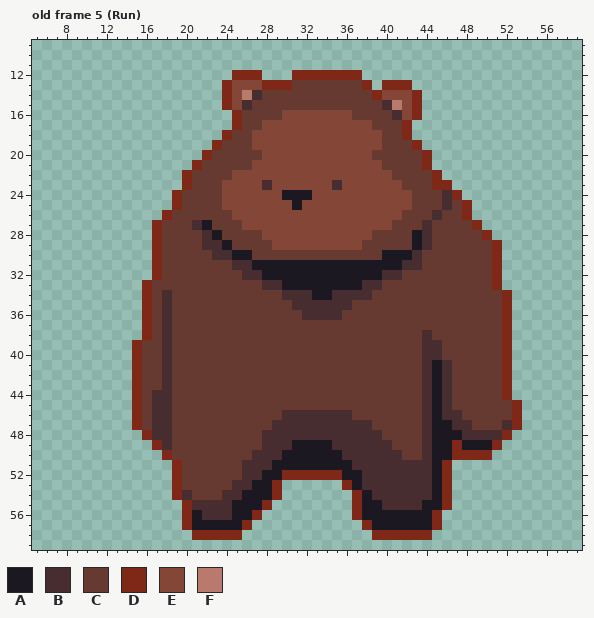
Two versions of one pixel-art file, Sprites/bearitrice.aseprite. Above, as it was before the edit.
64x64 pixels, 18 frames. Colours within 5 levels of each other are drawn and written as one. Shown: old frame 5 (Run): x 5..59, y 9..59. The commit also changed other frames, which this record leaves out.
Palette (. is transparent): A #1b1821  B #472c30  C #663931  D #7f2818  E #844737  F #b9796d
Pixels before, old frame 5 (Run) (only the part around the change), first column x 5:
 9 ..........................
10 ..........................
11 ..........................
12 ....................DDD...
13 ...................DEEEDDD
14 ...................DEFBCCC
15 ...................DEBCCCC
16 ....................DCCCCE
17 ....................DCCEEE
18 ...................DCCEEEE
19 ..................DCCCEEEE
20 .................DCCCCCEEE
21 ................DCCCCCEEEE
22 ...............DCCCCEEEEEE
23 ...............DCCCEEEEBEE
24 ..............DCCCCEEEEEEA
25 ..............DCCCCEEEEEEE
26 .............DCCCCCCEEEEEE
27 ............DCCCBACCCEEEEE
28 ............DCCCCBACCCCEEE
29 ............DCCCCBBACCCCEE
30 ............DCCCCCBBAACCCC
31 ............DCCCCCCCBBAAAA
32 ............DCCCCCCCCBBAAA
33 ...........DCCCCCCCCCCCBBA
34 ...........DCBCCCCCCCCCCCB
35 ...........DCBCCCCCCCCCCCC
36 ...........DCBCCCCCCCCCCCC
37 ...........DCBCCCCCCCCCCCC
38 ...........DCBCCCCCCCCCCCC
39 ..........DCCBCCCCCCCCCCCC
40 ..........DCCBCCCCCCCCCCCC
41 ..........DCCBCCCCCCCCCCCC
42 ..........DCCBCCCCCCCCCCCC
43 ..........DCCBCCCCCCCCCCCC
44 ..........DCBBCCCCCCCCCCCC
45 ..........DCBBCCCCCCCCCCCC
46 ..........DCBBCCCCCCCCCCCB
47 ..........DCBBCCCCCCCCCCBB
48 ...........DBBCCCCCCCCCBBB
49 ............DBCCCCCCCCCBBB
50 .............DCCCCCCCCBBBA
51 ..............DCCCCCCBBBAA
52 ..............DCCCCCCBBAAD
53 ..............DCCCCCBBAAD.
54 ..............DBCCCBBAAAD.
55 ...............DBBBBAAAD..
56 ...............DABBBAAD...
57 ...............DAAAAAD....
58 ................DDDDD.....
59 ..........................
After the commit:
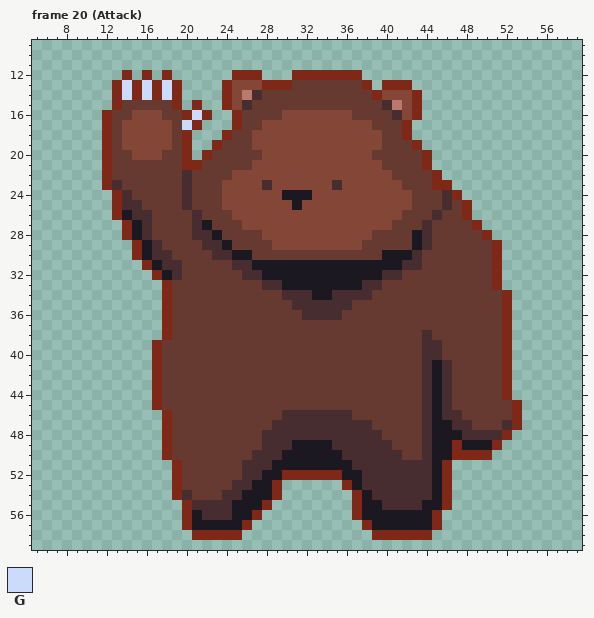
Colours new in this view: G #cbdbfc
A new or re-ordered frame is compared with the old frame closest to it.
Difference:
frames 18 -> 27
Frame 20 (Attack) is new; against old frame 5 (Run):
Colour A now appears in row 26 at x 14; in rows 27 to 28 at x 15; in rows 29 to 30 at x 16.
The author changed colour C to colour A in row 32 at x 18.
The author changed colour D to colour A in row 31 at x 17.
Colour B now appears in row 23 at x 13; in row 24 at x 14; in row 25 at x 14 to 15; in row 26 at x 15 to 16; in rows 27 to 28 at x 16.
The author changed colour C to colour B in rows 24 to 25 at x 20; in row 26 at x 21; in row 28 at x 21; in row 30 at x 18; in row 31 at x 18 to 19; in row 32 at x 19.
The author changed colour D to colour B in rows 22 to 23 at x 20; in rows 29 to 30 at x 17.
Colour C now appears in row 15 at x 14 to 18; in row 16 at x 13 to 14 and 18 to 19; in rows 17 to 19 at x 13 and 19; in row 20 at x 13 to 14 and 18 to 19; in rows 21 to 22 at x 13 to 19; in row 23 at x 14 to 19.
Colour C now appears in row 24 at x 15 to 18; in row 25 at x 16 to 18; in row 26 at x 17.
The author changed colour B to colour C in rows 39 to 45 at x 18.
The author changed colour D to colour C in rows 24 to 25 at x 19; in row 26 at x 18; in rows 27 to 28 at x 17.
Colour D now appears in row 12 at x 14, 16 and 18; in rows 13 to 14 at x 13, 15, 17 and 19; in row 15 at x 13, 19 and 21; in row 16 at x 12, 20 and 22; in row 17 at x 12 and 21; in rows 18 to 21 at x 12 and 20.
Colour D now appears in rows 22 to 23 at x 12; in rows 24 to 26 at x 13; in rows 27 to 28 at x 14; in rows 29 to 30 at x 15; in row 31 at x 16.
The author changed colour B to colour D in rows 34 to 38 at x 18; in rows 44 to 45 at x 17; in rows 46 to 49 at x 18.
The author changed colour C to colour D in row 33 at x 18; in rows 39 to 43 at x 17.
Colour E now appears in row 16 at x 15 to 17; in rows 17 to 19 at x 14 to 18; in row 20 at x 15 to 17.
Colour G now appears in rows 13 to 14 at x 14, 16 and 18; in row 16 at x 21; in row 17 at x 20.
Colour B is gone in rows 46 to 48 at x 17.
Colour C is gone in rows 33 to 38 at x 17; in rows 39 to 47 at x 16.
Colour D is gone in rows 33 to 38 at x 16; in rows 39 to 47 at x 15; in row 48 at x 16; in row 49 at x 17.
Where, in picture pixels (left, top, right, bottom), the same in both pictures:
changed: (102, 70, 212, 450)
